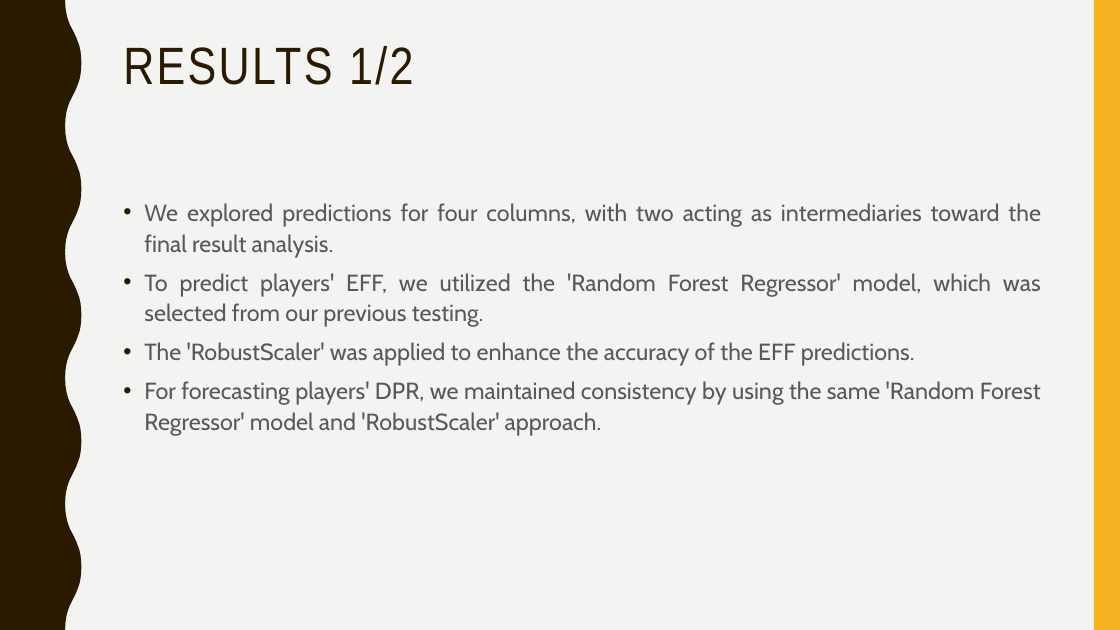
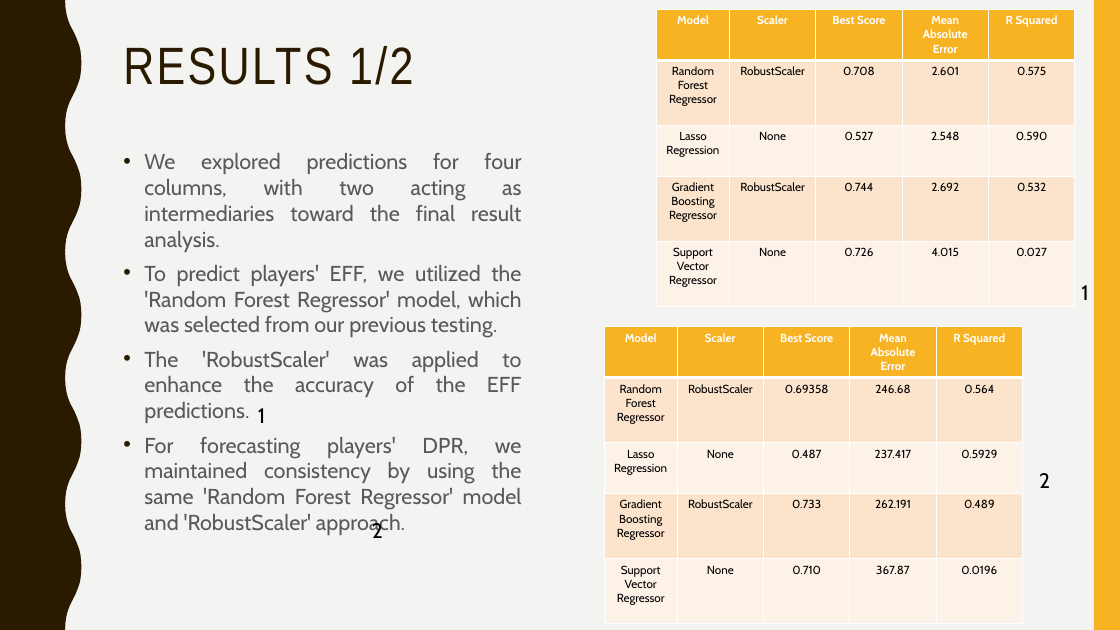
Before and after one commit to afs202005277/AC, a slide deck: slide 11 of ppt projeto.pptx. Drawn at 1120x630 pixels with LibreOffice and Linux fonts; fonts in the diff are those of the drawing. Boxes give left, top, right and bottom in pixels: in the first picture for what was removed or moved away, otherwise in the second. Text is boxed around its words. In the diff, an @@ line names an element or a change of style, - is before the commit and + after.

Commit message:
Details

```diff
--- a/ppt projeto.pptx
+++ b/ppt projeto.pptx
@@ table added at (657, 9, 1076, 303), 5 rows, 5 columns @@
+Model | Scaler | Best Score | Mean Absolute Error | R Squared
+Random Forest Regressor | RobustScaler | 0.708 | 2.601 | 0.575
+Lasso Regression | None | 0.527 | 2.548 | 0.590
+Gradient Boosting Regressor | RobustScaler | 0.744 | 2.692 | 0.532
+Support Vector Regressor | None | 0.726 | 4.015 | 0.027
@@ text "We explored predictions for four ...": place and size @@
-text "We explored predictions for four ..." at (144, 203, 1041, 436)
+text "We explored predictions for four ..." at (144, 153, 522, 536)
@@ text "We explored predictions for four ..." at (144, 153, 522, 536): size 20 to 18.5 pt; line spacing 1.1 to 1 @@
@@ text added at (1081, 285, 1088, 300), 18 pt, text #000000 @@
+1
@@ table added at (604, 327, 1023, 621), 5 rows, 5 columns @@
+Model | Scaler | Best Score | Mean Absolute Error | R Squared
+Random Forest Regressor | RobustScaler | 0.69358 | 246.68 | 0.564
+Lasso Regression | None | 0.487 | 237.417 | 0.5929
+Gradient Boosting Regressor | RobustScaler | 0.733 | 262.191 | 0.489
+Support Vector Regressor | None | 0.710 | 367.87 | 0.0196
@@ text added at (258, 408, 265, 423), 18 pt, text #000000 @@
+1
@@ text added at (1039, 473, 1050, 488), 18 pt, text #000000 @@
+2
@@ text added at (372, 521, 383, 538), 18 pt, text #000000 @@
+2
```
